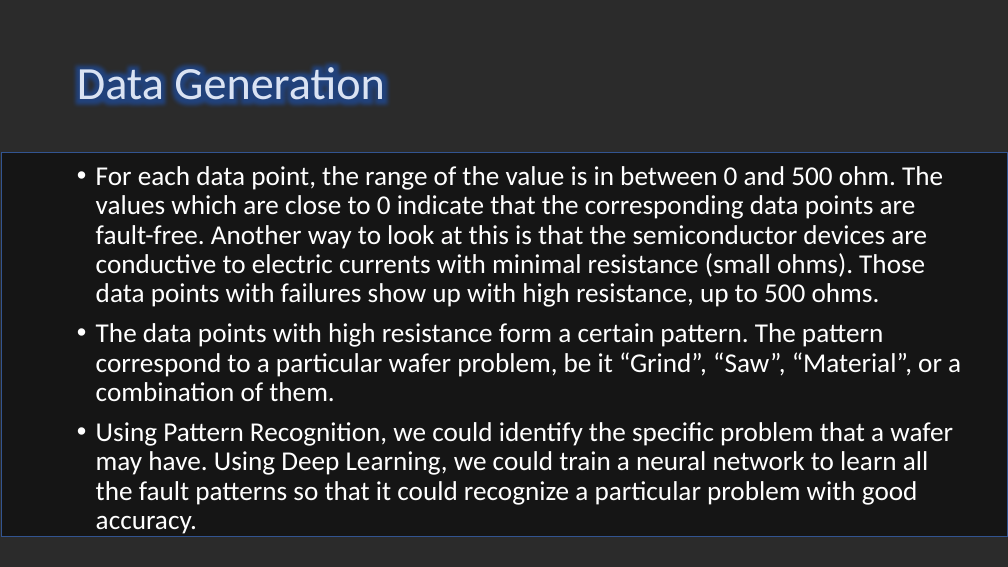
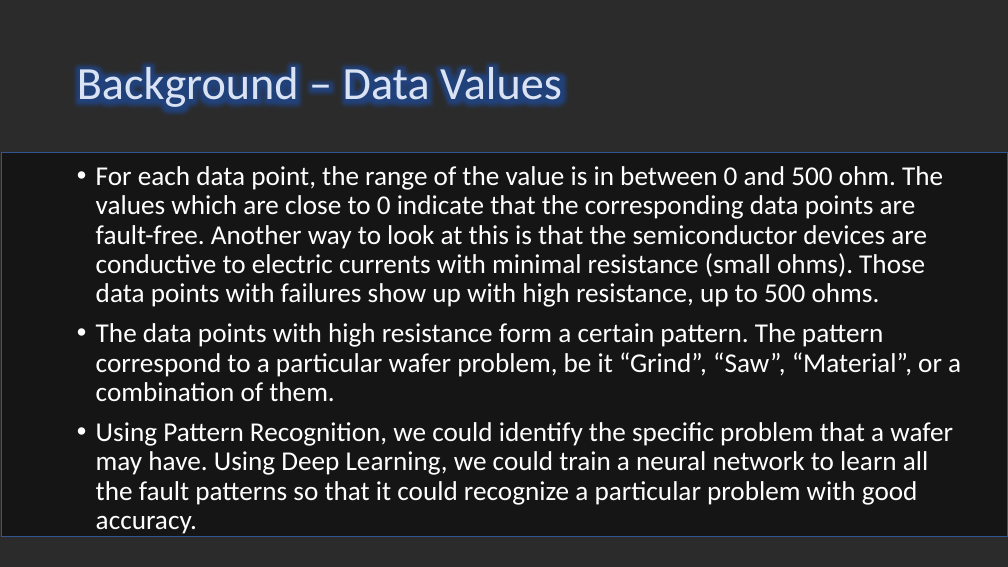
Before and after one commit to optimusium/PSUPR2, a slide deck: slide 16 of CA2 Identifying Wafer Failures with Deep Learning2_26Sep19.pptx (slide 15 before the commit). Drawn at 1008x567 pixels with LibreOffice and Linux fonts; fonts in the diff are those of the drawing; background and template pictures are left out; a plain dark background stands for a picture behind light text. Boxes give left, top, right and bottom in pixels: in the first picture for what was removed or moved away, otherwise in the second. Text is boxed around its words. In the diff, an @@ line names an element or a change of style, - is before the commit and + after.

```diff
--- a/CA2 Identifying Wafer Failures with Deep Learning2_26Sep19.pptx
+++ b/CA2 Identifying Wafer Failures with Deep Learning2_26Sep19.pptx
@@ title at (x1=77, y1=61, x2=562, y2=111): text changed @@
-Data Generation
+Background – Data Values
```
Also in this commit, not shown: 17 other slides changed, 2 slides added, 3 slides removed, 4 other files.
